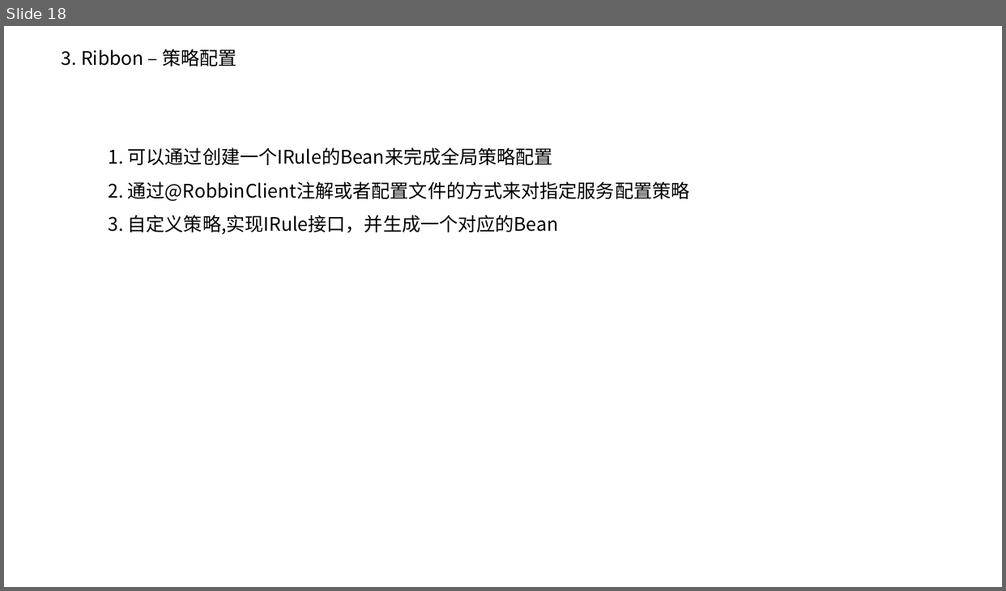
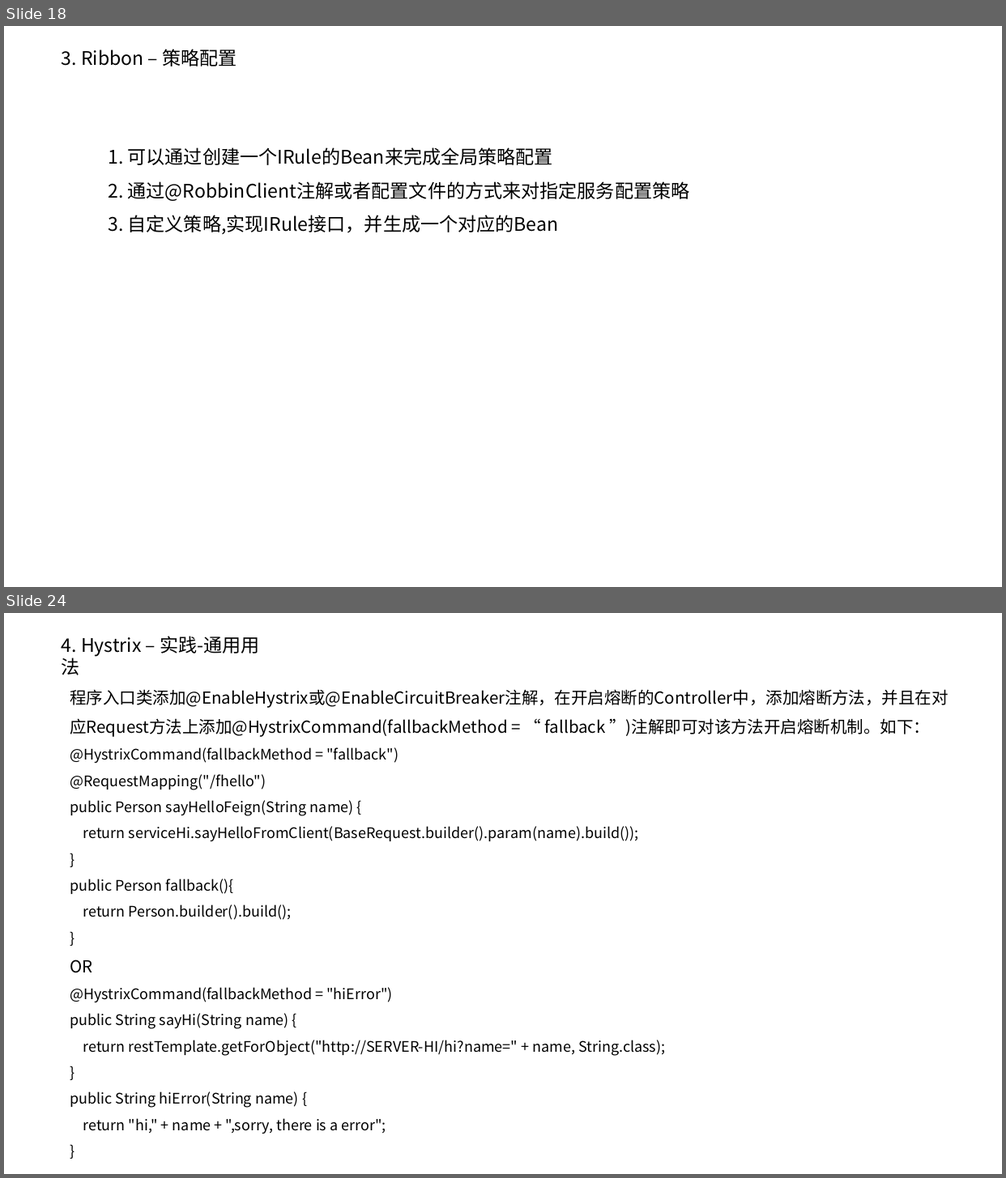
Before and after one commit to pd269hao/demo, a slide deck: doc/技术分享-SpringCloud-20190708.pptx. Shown one above the other, each under a label of ours: slide 18 before the commit, slides 18 and 24 after it; the slides between them are not shown. The pictures are 1006x591 and 1006x1178 pixels, drawn with LibreOffice and Linux fonts; fonts in the diff are those of the drawing; background and template pictures are left out. Boxes give left, top, right and bottom in pixels: in the first picture for what was removed or moved away, otherwise in the second. Text is boxed around its words. In the diff, an @@ line names an element or a change of style, - is before the commit and + after.

```diff
--- a/doc/技术分享-SpringCloud-20190708.pptx
+++ b/doc/技术分享-SpringCloud-20190708.pptx
@@ slide 24 added at (4,613,1002,1174), background #FFFFFF @@
@@ text added at (62,636,260,675), 18 pt, text #000000 @@
+4. Hystrix – 实践-通用用法
@@ text added at (70,689,948,1134), 14 pt, text #000000 @@
+程序入口类添加@EnableHystrix或@EnableCircuitBreaker注解，在开启熔断的Controller中，添加熔断方法，并且在对应Request方法上添加@HystrixCommand(fallbackMethod = “ fallback ”)注解即可对该方法开启熔断机制。如下：
+@HystrixCommand(fallbackMethod = "fallback")
+@RequestMapping("/fhello")
+public Person sayHelloFeign(String name) {
+return serviceHi.sayHelloFromClient(BaseRequest.builder().param(name).build());
+}
+public Person fallback(){
+return Person.builder().build();
+}
+OR
+@HystrixCommand(fallbackMethod = "hiError")
+public String sayHi(String name) {
+return restTemplate.getForObject("http://SERVER-HI/hi?name=" + name, String.class);
+}
+public String hiError(String name) {
+return "hi," + name + ",sorry, there is a error";
+}
```
Also in this commit, not shown: 1 slide changed, 12 other slides added, 13 slides removed, 2 other files.
